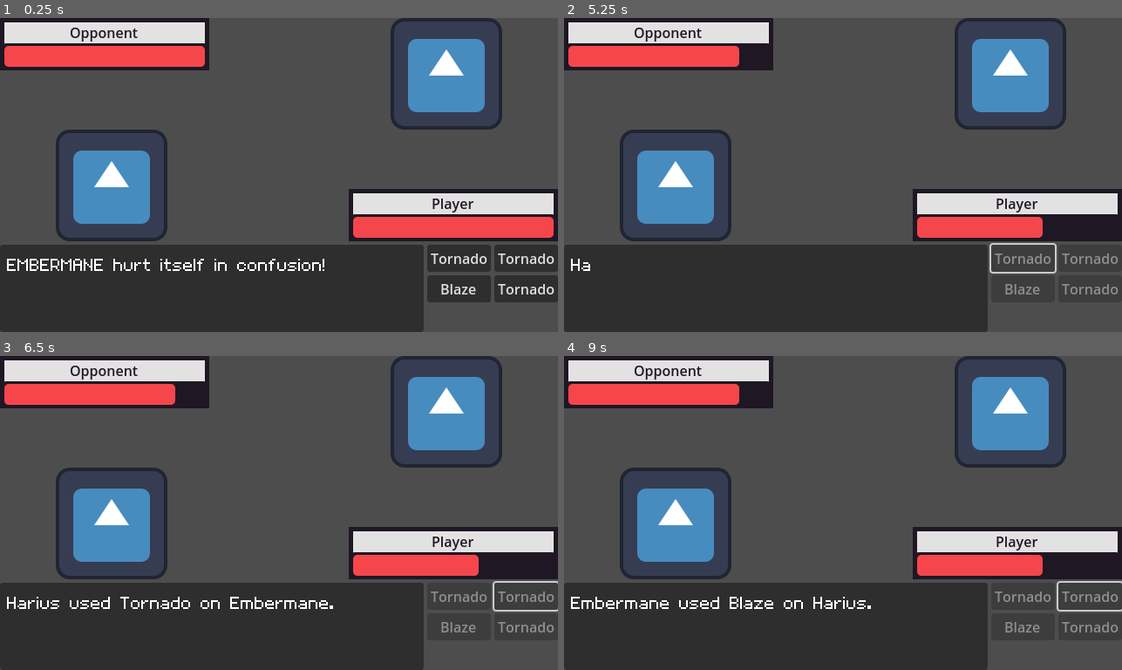
Above: before the commit, frames 1-4 (two rows, left to right).
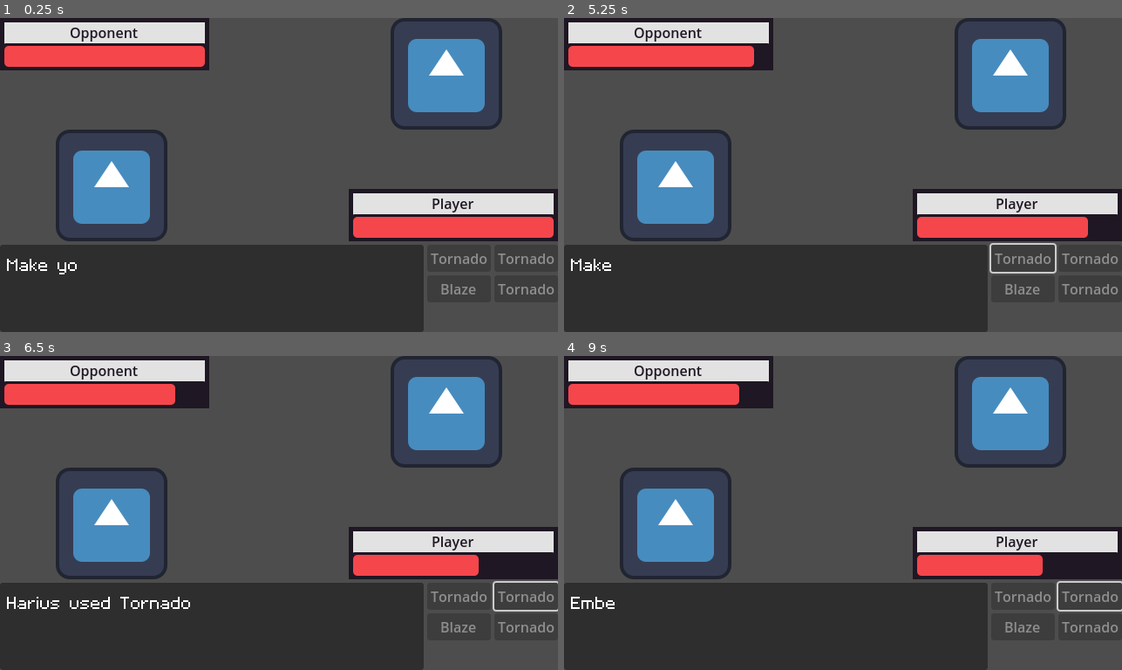
Above: after the commit, the same moments.

Repository: jadicodes/zodiac-battler
Game: Godot game, scene res://battle_arena/battle_arena.tscn
Two runs of this game, one before a commit and one after it. Both use one fixed random seed, a clock stepped at 60 frames per second and the inputs below. The engine's default icon, where the game draws it, is replaced by a stand-in: a white triangle on a blue panel in a dark square.
Inputs (mouse positions are in pixels of both pictures, inside the frame that each line leads up to):
- Up to frame 1 (0.25 s): no input
- Up to frame 2 (5.25 s): click (1021, 259) at 0.5 s, where only the run before the commit has a clickable "Tornado"; tap Space (advance_text) at 1.35, 2.1, 2.85, 3.5, 3.6, 4.35, 5.1 s; tap Enter at 2, 4.25 s
- Up to frame 3 (6.5 s): click (524, 597) at 5.75 s, where only the run after the commit has a clickable "Tornado"
- Up to frame 4 (9 s): tap Space (advance_text) every 0.75 s from 6.6 to 8.85 s

The runs differ from the first frame. In frame 1, 1.2% of the frame differs, in the area x 1-100%, y 75-89%; in frame 2, 0.8%; in frame 3, 0.3%; in frame 4, 0.5%.

Commit message:
Add AWAIT_CHOICE message to textbox

Diff:
--- a/project/battle_arena/battle_arena.gd
+++ b/project/battle_arena/battle_arena.gd
@@ -18,7 +18,8 @@
 	_monster_opponent.damage_taken.connect(_opponent_decrease_health)
 	%SelfHealthBar.on_game_start(_monster_self.get_total_health_points())
 	%OpponentHealthBar.on_game_start(_monster_opponent.get_total_health_points())
-	_message_queue.queue_depleted.connect(_reenable_move_buttons)
+	_message_queue.queue_started.connect(_disable_move_buttons)
+	_message_queue.queue_depleted.connect(_enable_move_buttons)
 
 	for monster in [_monster_opponent, _monster_self]:
 		monster.move_used.connect(_add_move_used_message.bind(monster))
@@ -29,6 +30,8 @@
 	var moves := _monster_self.get_moves()
 	for i in len(_move_buttons):
 		_move_buttons[i].text = moves[i].get_move_name()
+
+	_message_queue.add_message(Message.new(tr("AWAIT_CHOICE")))
 
 
 func _process(_delta: float) -> void:
@@ -51,6 +54,8 @@
 		else:
 			turn_order[i].use_move(turn_order[1-i], randi_range(0,3))
 
+	_message_queue.add_message(Message.new(tr("AWAIT_CHOICE")))
+
 
 func _win() -> void:
 	_game_active = false
@@ -66,9 +71,14 @@
 	_process_turn([_monster_opponent, _monster_self], move_index)
 
 
-func _reenable_move_buttons() -> void:
+func _enable_move_buttons() -> void:
 	for button in _move_buttons:
 		button.disabled = false
+
+
+func _disable_move_buttons() -> void:
+	for button in _move_buttons:
+		button.disabled = true
 
 
 func _self_decrease_health(damage_amount: int) -> void:
--- a/project/battle_arena/message_queue/message_queue.gd
+++ b/project/battle_arena/message_queue/message_queue.gd
@@ -1,6 +1,7 @@
 class_name MessageQueue
 extends Node
 
+signal queue_started
 signal queue_depleted
 signal message_started(message: Message)
 signal message_skipped
@@ -13,6 +14,7 @@
 func add_message(message: Message) -> void:
 	_messages.append(message)
 	if _current_message == null:
+		queue_started.emit()
 		advance()
 
 
--- a/project/i18n/translations.csv
+++ b/project/i18n/translations.csv
@@ -1,4 +1,5 @@
 KEYS,en_US
+AWAIT_CHOICE,Make your move!
 MOVE_USED,%s used %s on %s.
 MOVE_MISSED,%s's move missed.
 DAMAGE_TAKEN,%s took %d damage.
Binary file changed: project/i18n/translations.en_US.translation
